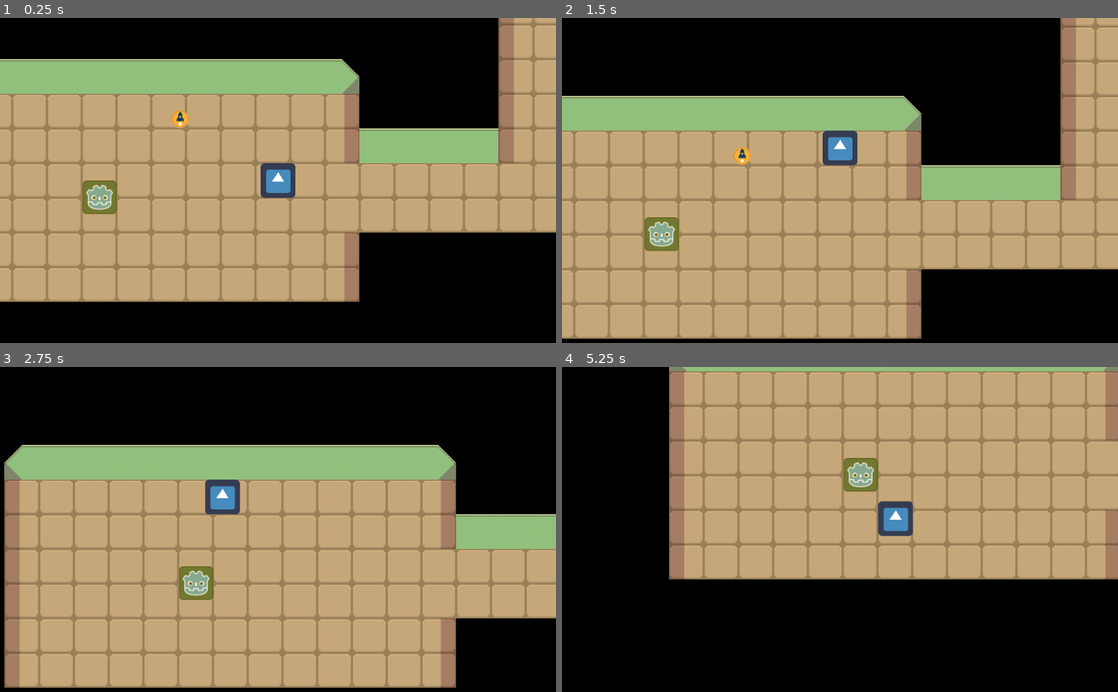
Above: before the commit, frames 1-4 (two rows, left to right).
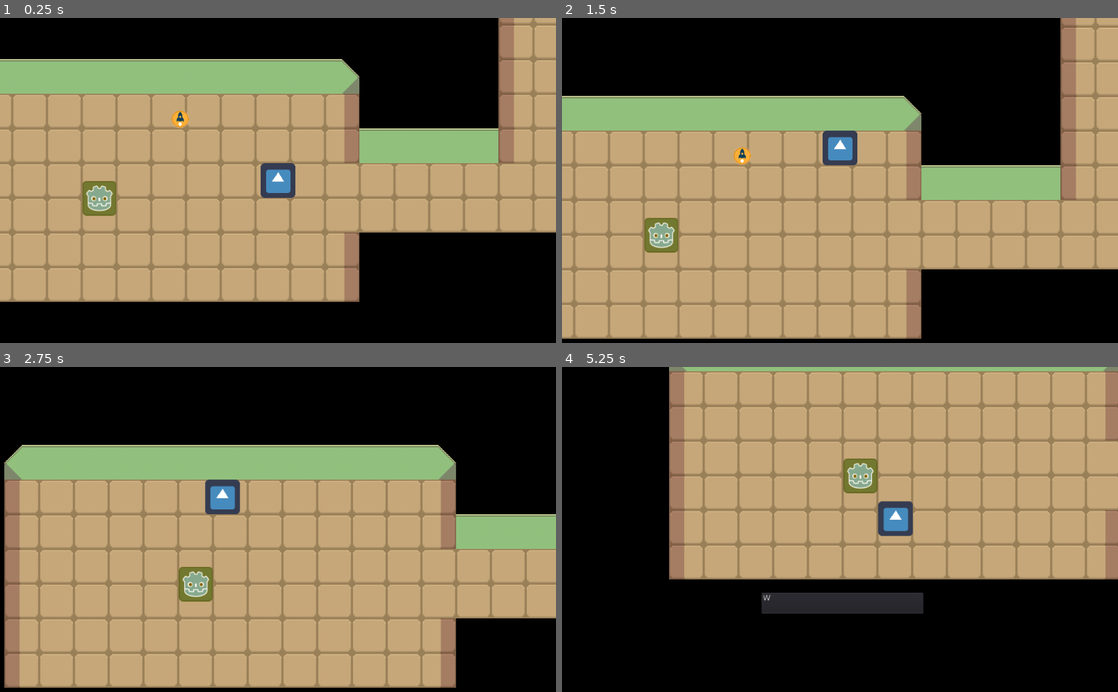
Above: after the commit, the same moments.

Repository: austin-io/hackysackers
Game: Godot game, scene res://World.tscn
Same seed, same stepped clock (60 frames per second), same inputs: the game is played once before the commit and once after it. The engine's default icon, where the game draws it, is replaced by a stand-in: a white triangle on a blue panel in a dark square.
Inputs:
- Up to frame 1 (0.25 s): no input
- Up to frame 2 (1.5 s): tap Enter at 0.5, 1.35 s; hold Enter 0.53-1.28 s; hold Up (ui_up) from 0.53 s (still down); tap Space (ui_select) at 0.77, 1.25 s
- Up to frame 3 (2.75 s): tap Space (ui_select) at 1.52 s; tap Enter at 2 s; release Up (ui_up) at 2.03 s; hold Left (ui_left) from 2.03 s (still down); hold Enter from 2.03 s (still down)
- Up to frame 4 (5.25 s): release Enter at 2.78 s; tap Enter at 2.85, 4.35 s; tap Space (ui_select) at 3.02, 3.77, 4.52 s; release Left (ui_left) at 3.53 s; hold Down (ui_down) 3.53-4.28 s; hold Enter 3.53-4.28 s; hold Right (ui_right) 4.28-5.03 s; hold Up (ui_up) from 5.03 s (still down); hold Enter from 5.03 s (still down)

The runs differ from the first frame. In frame 1, 0.2% of the frame differs, in the area x 14-21%, y 50-61%; in frame 2, 0.2%; in frame 3, 0.2%; in frame 4, 2.1%, in the area x 35-65%, y 27-76%.

Commit message:
Expanding Detection Radius Around Character

Diff:
--- a/World.tscn
+++ b/World.tscn
@@ -132,8 +132,8 @@
 
 [node name="PersonArea" type="Area2D" parent="." index="3"]
 
-position = Vector2( 187, 319 )
-scale = Vector2( 2, 1.9375 )
+position = Vector2( 186.583, 320.766 )
+scale = Vector2( 1.98698, 1.9927 )
 input_pickable = true
 gravity_vec = Vector2( 0, 1 )
 gravity = 98.0
@@ -145,8 +145,8 @@
 
 [node name="CollisionShape2D" type="CollisionShape2D" parent="PersonArea" index="0"]
 
-position = Vector2( 0.249999, -1.90735e-006 )
-scale = Vector2( 3.175, 3.25161 )
+position = Vector2( -0.343456, 1.4176 )
+scale = Vector2( 4.46117, 4.36281 )
 shape = SubResource( 3 )
 
 [node name="Person" type="StaticBody2D" parent="PersonArea" index="1"]
